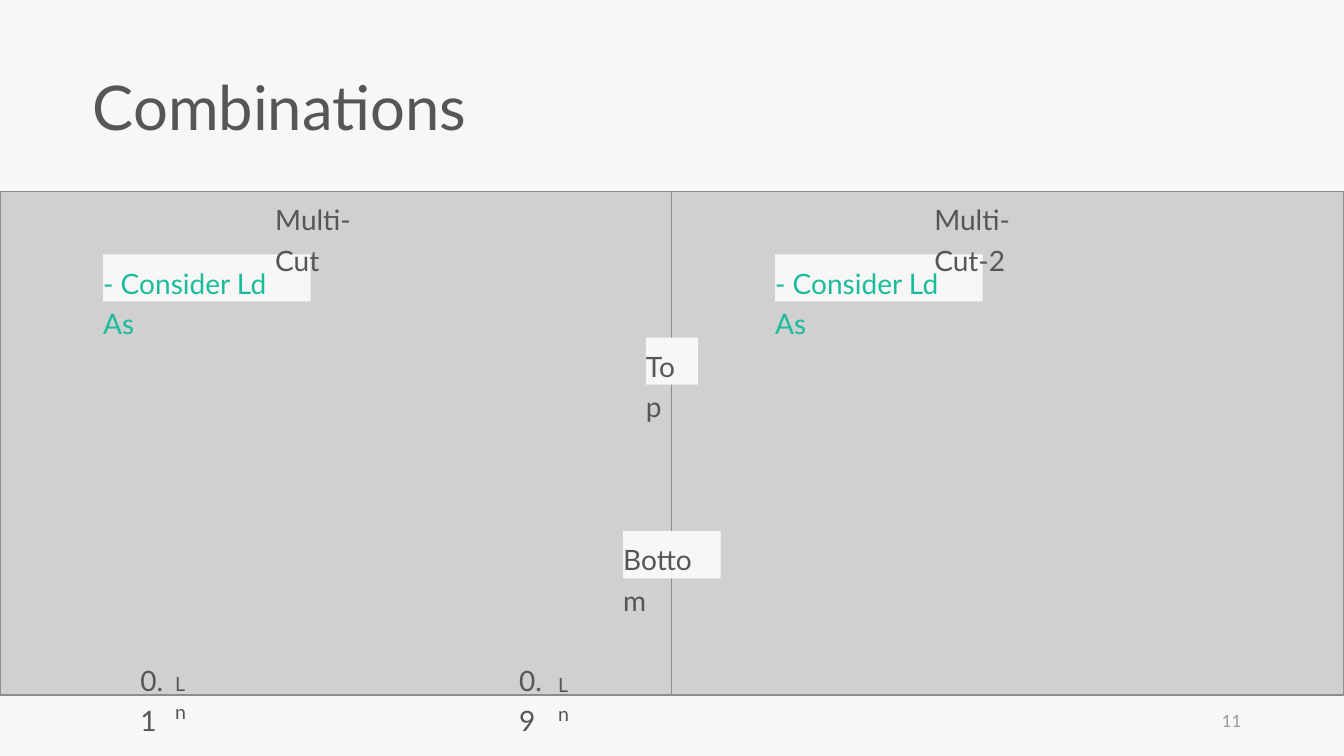
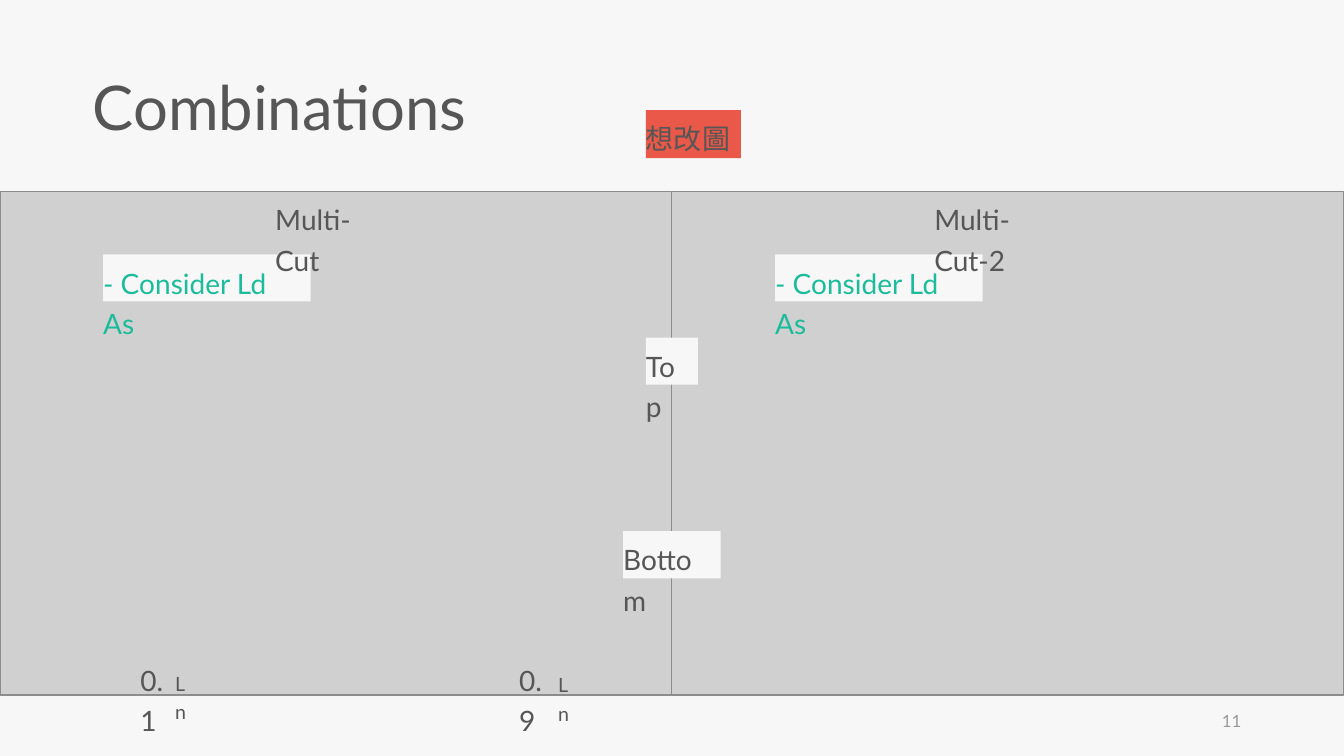
Before and after one commit to skyran1278/thesis, a slide deck: slide 11 of Meeting/20190523 Seminar/20190523 Seminar.pptx. Drawn at 1344x756 pixels with LibreOffice and Linux fonts; fonts in the diff are those of the drawing; grey boxes stand for pictures. Boxes give left, top, right and bottom in pixels: in the first picture for what was removed or moved away, otherwise in the second. Text is boxed around its words. In the diff, an @@ line names an element or a change of style, - is before the commit and + after.

```diff
--- a/Meeting/20190523 Seminar/20190523 Seminar.pptx
+++ b/Meeting/20190523 Seminar/20190523 Seminar.pptx
@@ rectangle added at [646, 110, 741, 158], fill #E95849, 20 pt, text #565656 @@
+想改圖
```
Also in this commit, not shown: 2 other slides changed.
